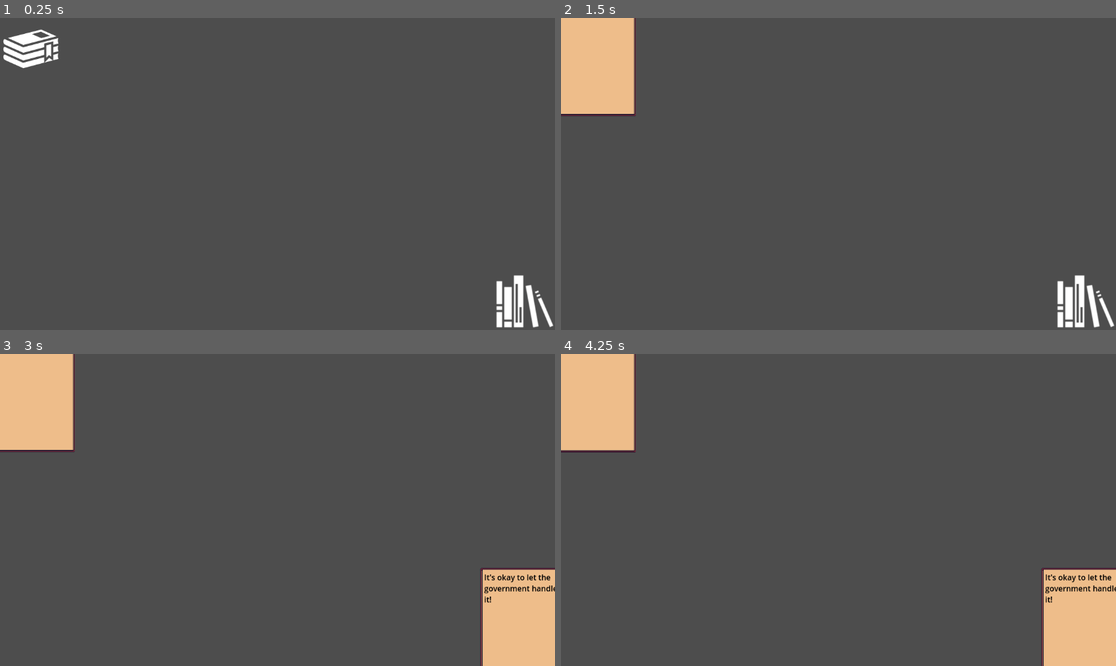
Above: before the commit, frames 1-4 (two rows, left to right).
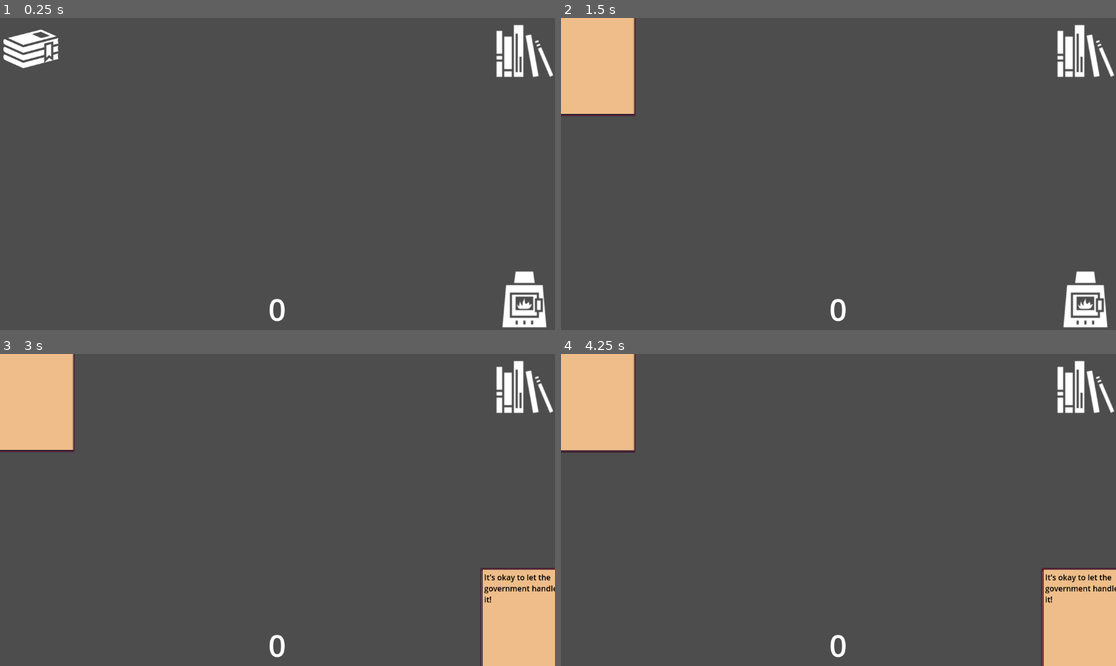
Above: after the commit, the same moments.

Repository: Maaack/gwj78
Game: Godot game, scene res://scenes/game_scene.tscn
Same seed, same stepped clock (60 frames per second), same inputs: the game is played once before the commit and once after it.
Inputs (mouse positions are in pixels of both pictures, inside the frame that each line leads up to):
- Up to frame 1 (0.25 s): no input
- Up to frame 2 (1.5 s): click (594, 49) at 0.5 s; click (594, 49) at 1.25 s
- Up to frame 3 (3 s): click (33, 385) at 2 s; tap Enter at 2.75 s; move the mouse to (521, 634) at 2.77 s; click (521, 634) at 2.92 s
- Up to frame 4 (4.25 s): tap Space at 3.5 s; move the mouse to (594, 385) at 3.52 s; click (594, 385) at 3.67 s

The runs differ from the first frame. In frame 1, 2.0% of the frame differs, in the area x 48-100%, y 2-100%; in frame 2, 2.0%; in frame 3, 1.0%; in frame 4, 1.0%.

Commit message:
Adds a furnace and basic scoring system.

Diff:
--- a/scenes/document_base.gd
+++ b/scenes/document_base.gd
@@ -1,18 +1,17 @@
 @tool
 class_name DocumentBase
 extends Node2D
-
 
 signal mouse_entered
 signal mouse_exited
 
 var is_mouse_over : bool = false
 
-@export_multiline var content : String :
+@export var document_data : DocumentData :
 	set(value):
-		content = value
+		document_data = value
 		if is_inside_tree():
-			%DocumentBody.text = content
+			%DocumentBody.text = document_data.content
 
 func _on_area_2d_mouse_entered():
 	is_mouse_over = true
@@ -23,4 +22,4 @@
 	mouse_exited.emit()
 
 func _ready():
-	content = content
+	document_data = document_data
--- a/scenes/document_base.tscn
+++ b/scenes/document_base.tscn
@@ -8,7 +8,6 @@
 
 [node name="DocumentBase" type="Node2D"]
 script = ExtResource("1_xug0p")
-content = "Some Content for the reader"
 
 [node name="Sprite2D" type="Sprite2D" parent="."]
 texture = ExtResource("1_j1q8d")
--- a/scenes/game_scene.gd
+++ b/scenes/game_scene.gd
@@ -8,6 +8,11 @@
 var _documents : Array[DocumentData]
 
 var _last_mouse_position : Vector2
+var points_scored : int = 0 :
+	set(value):
+		points_scored = value
+		if is_inside_tree():
+			%ScoreLabel.text = "%d" % points_scored
 
 func pickup_inbox_document():
 	if is_instance_valid(_active_document):
@@ -17,7 +22,7 @@
 	var next_document : DocumentData = _documents.pop_back()
 	var document_instance : DocumentBase = document_scene.instantiate()
 	document_instance.position = _last_mouse_position
-	document_instance.content = next_document.content
+	document_instance.document_data = next_document
 	document_instance.mouse_entered.connect(_update_highlighted_document)
 	document_instance.mouse_exited.connect(_update_highlighted_document)
 	%ActiveContainer.add_child(document_instance)
@@ -40,10 +45,15 @@
 func drop_document():
 	if not is_instance_valid(_active_document):
 		return
-	if %Outbox2D.is_mouse_over:
-		_active_document.queue_free()
-		_active_document = null
-		return
+	if _active_document is DocumentBase:
+		if %Outbox2D.is_mouse_over or %Furnace2D.is_mouse_over:
+			if _active_document.document_data.is_dangerous == %Furnace2D.is_mouse_over:
+				points_scored += 1
+			else:
+				points_scored -= 1
+			_active_document.queue_free()
+			_active_document = null
+			return
 	_active_document.reparent(%Container)
 	_active_document = null
 
--- a/scenes/game_scene.tscn
+++ b/scenes/game_scene.tscn
@@ -1,10 +1,11 @@
-[gd_scene load_steps=11 format=3 uid="uid://iedfoi6jhgvc"]
+[gd_scene load_steps=12 format=3 uid="uid://iedfoi6jhgvc"]
 
 [ext_resource type="Script" uid="uid://cjv26wst4cbfc" path="res://scenes/game_scene.gd" id="1_onqr8"]
 [ext_resource type="PackedScene" uid="uid://b3lt635no42c7" path="res://scenes/inbox_ui.tscn" id="1_w5aja"]
 [ext_resource type="PackedScene" uid="uid://bx5l6q5outjxn" path="res://scenes/document_base.tscn" id="2_ycayy"]
 [ext_resource type="Script" uid="uid://v65pvda1q6en" path="res://resources/document_data.gd" id="3_bw6k5"]
 [ext_resource type="PackedScene" uid="uid://dwwdk70phcvu4" path="res://scenes/outbox_2d.tscn" id="5_y3j0m"]
+[ext_resource type="Texture2D" uid="uid://c4dcxp3wv4sfa" path="res://assets/images/furnace.png" id="6_rurhu"]
 
 [sub_resource type="Resource" id="Resource_y3j0m"]
 script = ExtResource("3_bw6k5")
@@ -50,7 +51,14 @@
 
 [node name="Outbox2D" parent="." instance=ExtResource("5_y3j0m")]
 unique_name_in_owner = true
+position = Vector2(1088, 64)
+
+[node name="Furnace2D" parent="." instance=ExtResource("5_y3j0m")]
+unique_name_in_owner = true
 position = Vector2(1088, 584)
+
+[node name="Sprite2D" parent="Furnace2D" index="0"]
+texture = ExtResource("6_rurhu")
 
 [node name="Container" type="Node2D" parent="."]
 unique_name_in_owner = true
@@ -58,4 +66,19 @@
 [node name="ActiveContainer" type="Node2D" parent="."]
 unique_name_in_owner = true
 
+[node name="ScoreLabel" type="Label" parent="."]
+unique_name_in_owner = true
+anchors_preset = 12
+anchor_top = 1.0
+anchor_right = 1.0
+anchor_bottom = 1.0
+offset_top = -23.0
+grow_horizontal = 2
+grow_vertical = 0
+theme_override_font_sizes/font_size = 64
+text = "0"
+horizontal_alignment = 1
+
 [connection signal="pressed" from="InboxUI" to="." method="_on_inbox_ui_pressed"]
+
+[editable path="Furnace2D"]
